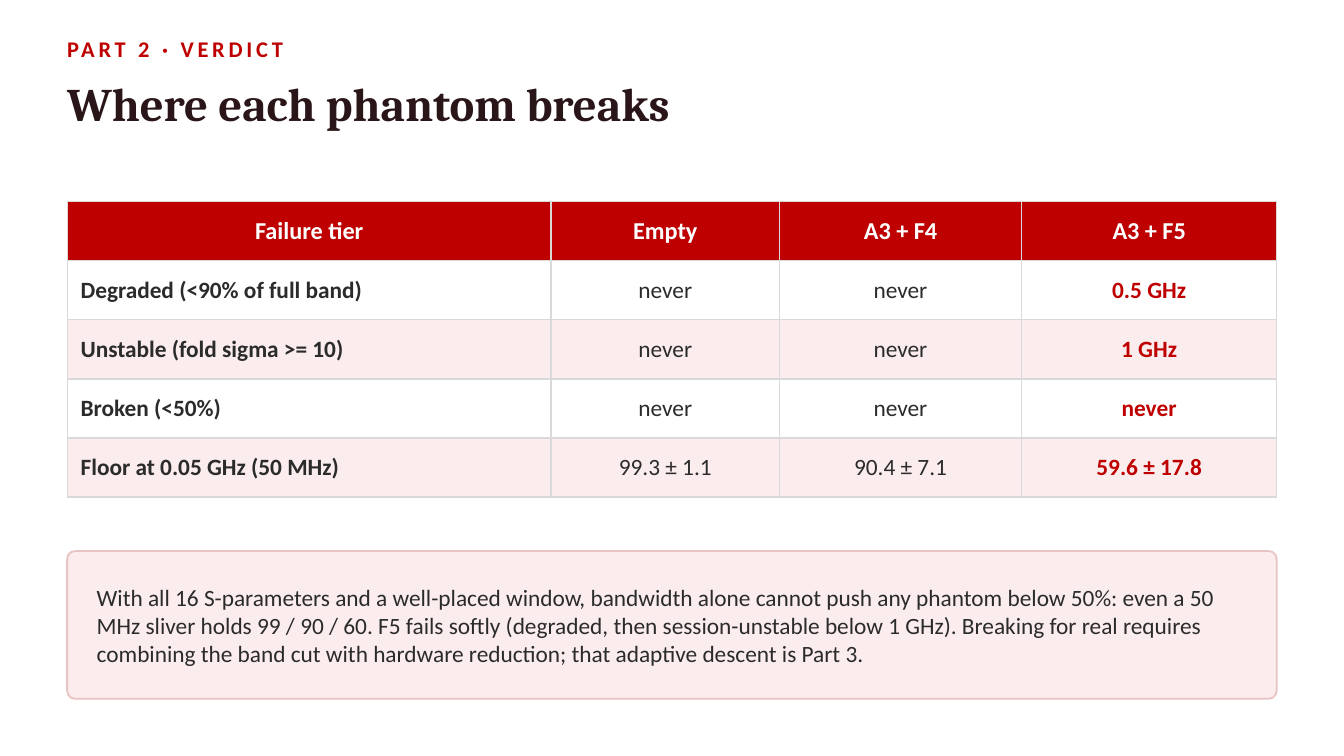
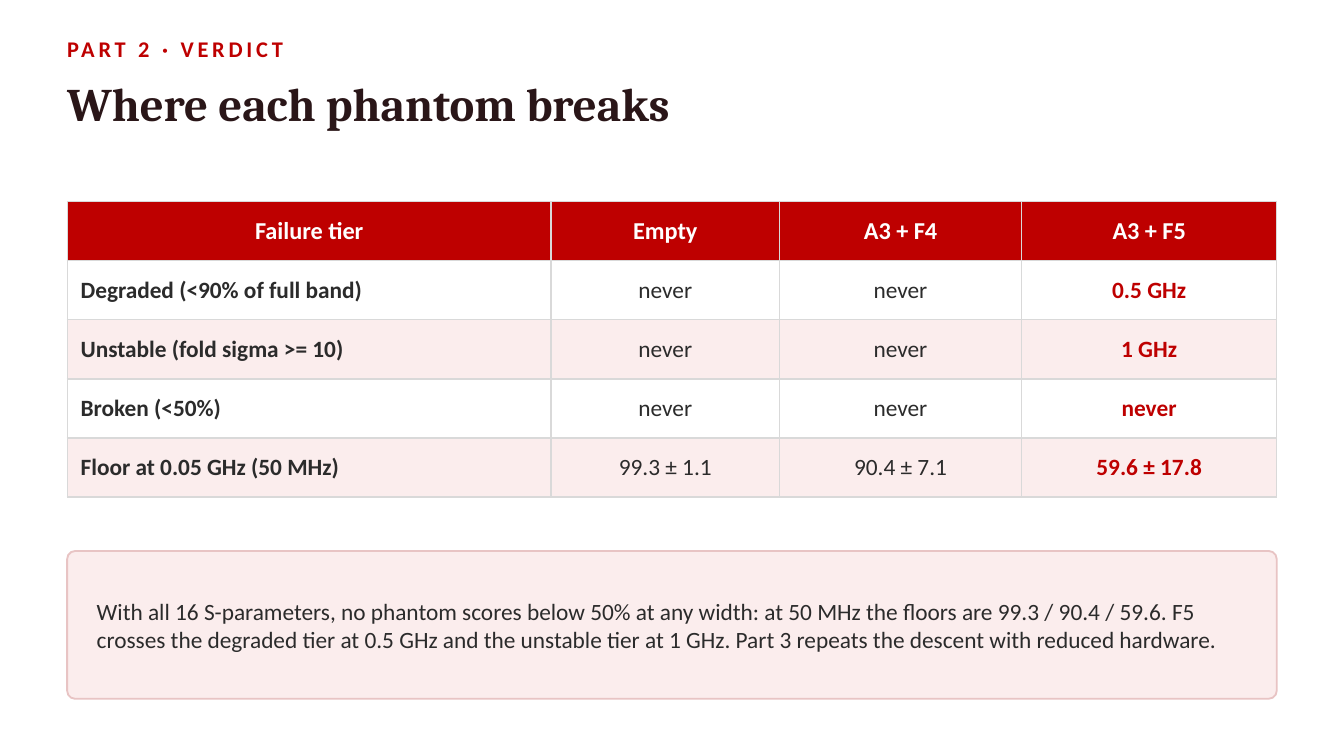
Before and after one commit to pmart1534/microwave-phantom-localization-cnn-mlp, a slide deck: slide 13 of presentation/Frequency_Reduction.pptx. Drawn at 1344x756 pixels with LibreOffice and Linux fonts; fonts in the diff are those of the drawing. Boxes give left, top, right and bottom in pixels: in the first picture for what was removed or moved away, otherwise in the second. Text is boxed around its words. In the diff, an @@ line names an element or a change of style, - is before the commit and + after.

```diff
--- a/presentation/Frequency_Reduction.pptx
+++ b/presentation/Frequency_Reduction.pptx
@@ text at (97,603,1215,652): text changed @@
-With all 16 S-parameters and a well-placed window, bandwidth alone cannot push any phantom below 50%: even a 50 MHz sliver holds 99 / 90 / 60. F5 fails softly (degraded, then session-unstable below 1 GHz). Breaking for real requires combining the band cut with hardware reduction; that adaptive descent is Part 3.
+With all 16 S-parameters, no phantom scores below 50% at any width: at 50 MHz the floors are 99.3 / 90.4 / 59.6. F5 crosses the degraded tier at 0.5 GHz and the unstable tier at 1 GHz. Part 3 repeats the descent with reduced hardware.
```
Also in this commit, not shown: 11 other slides changed, 3 other files.
